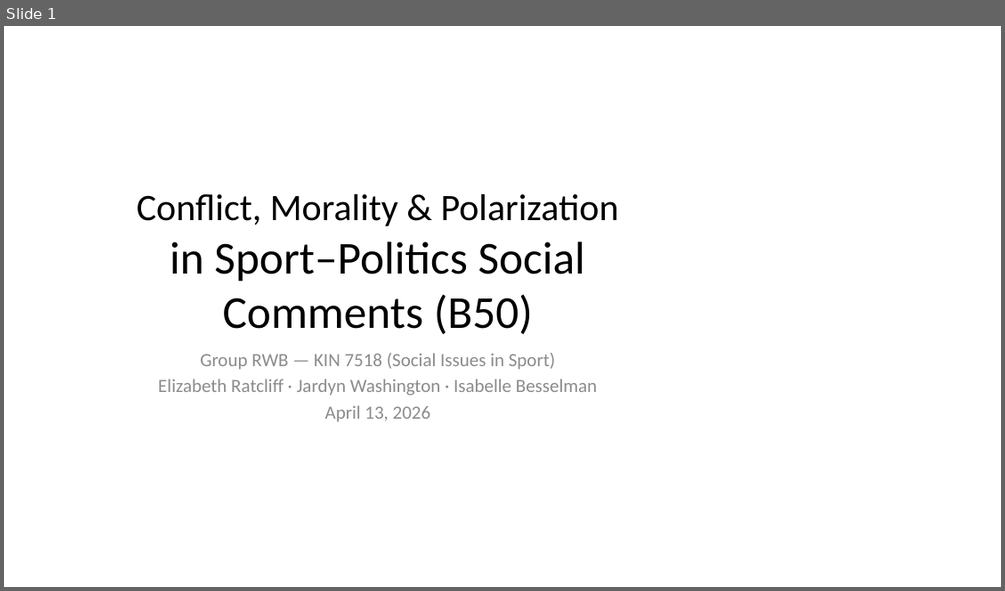
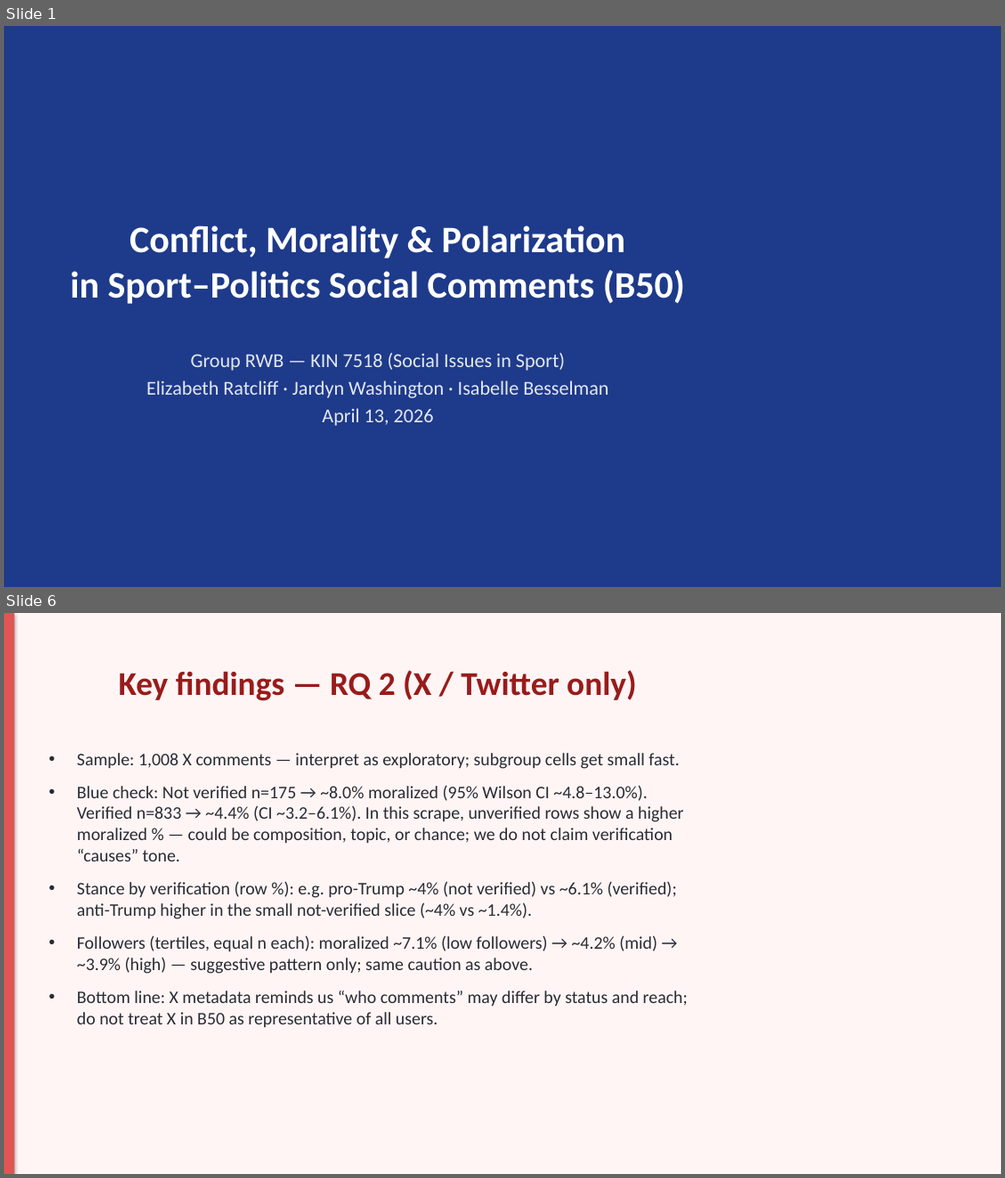
Before and after one commit to lizzyratcliff/Project-3-RWB, a slide deck: RWB_KIN7518_Presentation.pptx. Shown one above the other, each under a label of ours: slide 1 before the commit, slides 1 and 6 after it; the slides between them are not shown. The pictures are 1005x591 and 1005x1178 pixels, drawn with LibreOffice and Linux fonts; fonts in the diff are those of the drawing. Boxes give left, top, right and bottom in pixels: in the first picture for what was removed or moved away, otherwise in the second. Text is boxed around its words. In the diff, an @@ line names an element or a change of style, - is before the commit and + after.

```diff
--- a/RWB_KIN7518_Presentation.pptx
+++ b/RWB_KIN7518_Presentation.pptx
@@ slide 6 added at <box>4,613,1001,1174</box>, background #FFF5F5 @@
@@ rectangle added at <box>4,613,15,1174</box>, fill #E15554 @@
@@ title added at <box>119,670,637,701</box>, 32 pt, text #991B1B, bold @@
+Key findings — RQ 2 (X / Twitter only)
@@ text added at <box>77,753,688,1027</box>, 17 pt, text #282C34 @@
+• Sample: 1,008 X comments — interpret as exploratory; subgroup cells get small fast.
+• Blue check: Not verified n=175 → ~8.0% moralized (95% Wilson CI ~4.8–13.0%). Verified n=833 → ~4.4% (CI ~3.2–6.1%). In this scrape, unverified rows show a higher moralized % — could be composition, topic, or chance; we do not claim verification “causes” tone.
+• Stance by verification (row %): e.g. pro-Trump ~4% (not verified) vs ~6.1% (verified); anti-Trump higher in the small not-verified slice (~4% vs ~1.4%).
+• Followers (tertiles, equal n each): moralized ~7.1% (low followers) → ~4.2% (mid) → ~3.9% (high) — suggestive pattern only; same caution as above.
+• Bottom line: X metadata reminds us “who comments” may differ by status and reach; do not treat X in B50 as representative of all users.
@@ slide 1 changed as well @@
@@ background #FFFFFF to #1E3A8A @@
@@ title "Conflict, Morality & Polarization" at <box>70,225,685,304</box>: text colour #000000 to #FFFFFF, bold on; size 44 to 36 pt in "in Sport–Politics Social Comments (B50)" @@
@@ subtitle "Group RWB — KIN 7518 ..." at <box>146,353,608,426</box>: size 18 to 19 pt, text colour #8C8C8C to #E2E8F0 @@
```
Also in this commit, not shown: 6 other slides changed, 2 other files.
